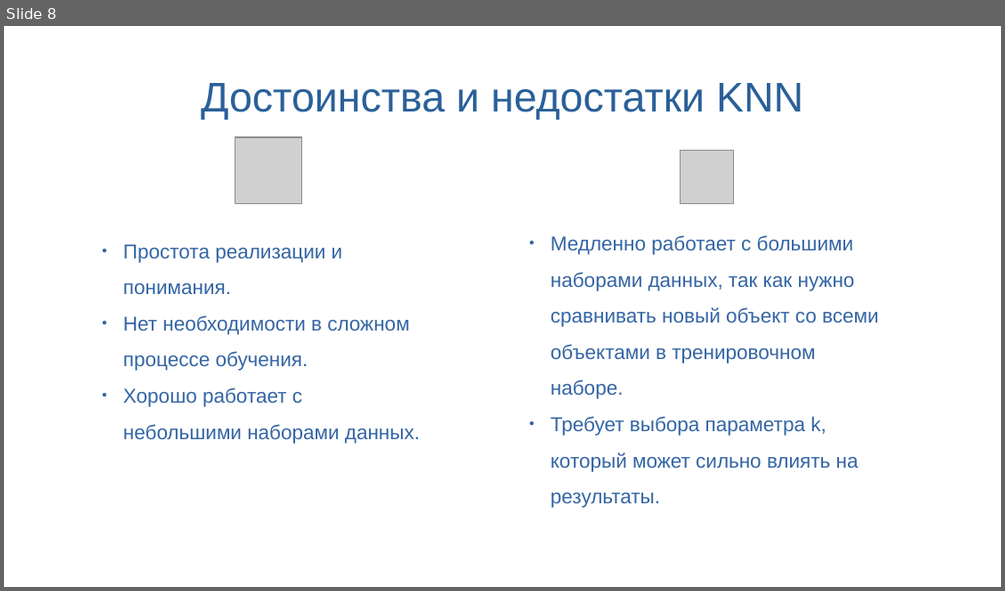
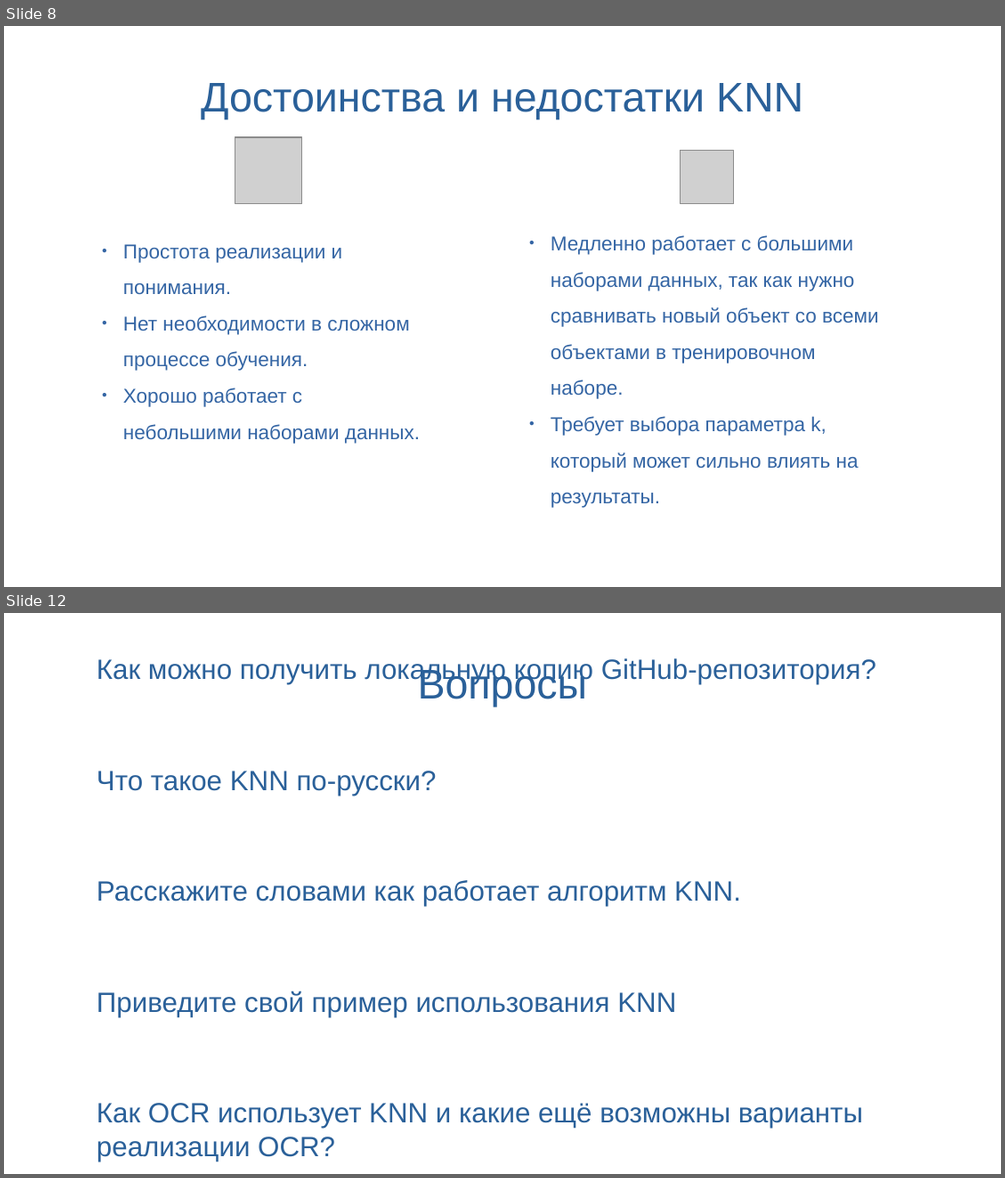
Before and after one commit to SynI20N/ING, a slide deck: presentations/Занятие13.odp. Shown one above the other, each under a label of ours: slide 8 before the commit, slides 8 and 12 after it; the slides between them are not shown. The pictures are 1005x591 and 1005x1178 pixels, drawn with LibreOffice and Linux fonts; fonts in the diff are those of the drawing; grey boxes stand for pictures; background and template pictures are left out. Boxes give left, top, right and bottom in pixels: in the first picture for what was removed or moved away, otherwise in the second. Text is boxed around its words. In the diff, an @@ line names an element or a change of style, - is before the commit and + after.

```diff
--- a/presentations/Занятие13.odp
+++ b/presentations/Занятие13.odp
@@ slide 12 added at (x1=4, y1=613, x2=1001, y2=1174), background picture (left out) @@
@@ text added at (x1=97, y1=658, x2=876, y2=1161), 22.2 pt, text #2A6099 @@
+● Как можно получить локальную копию GitHub-репозитория?
+● Что такое KNN по-русски?
+● Расскажите словами как работает алгоритм KNN.
+● Приведите свой пример использования KNN
+● Как OCR использует KNN и какие ещё возможны варианты реализации OCR?
@@ title added at (x1=418, y1=666, x2=588, y2=706), 33 pt, text #2A6099 @@
+Вопросы
```
Also in this commit, not shown: 4 other slides added, 2 slides removed.
